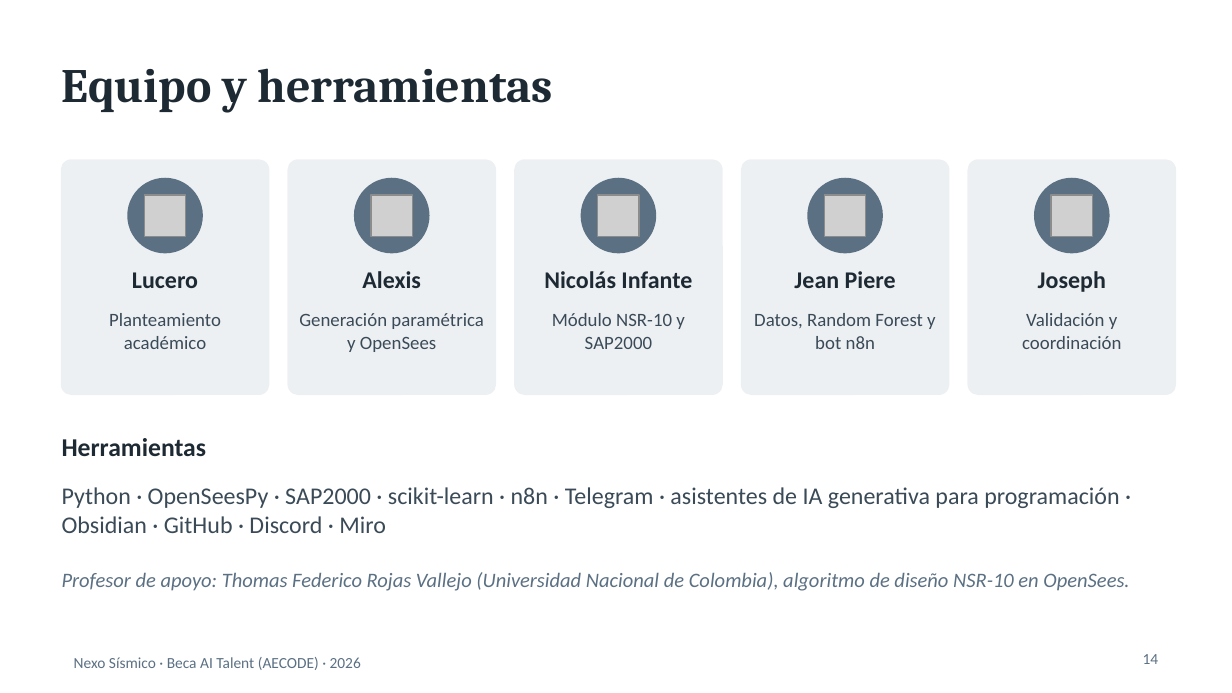
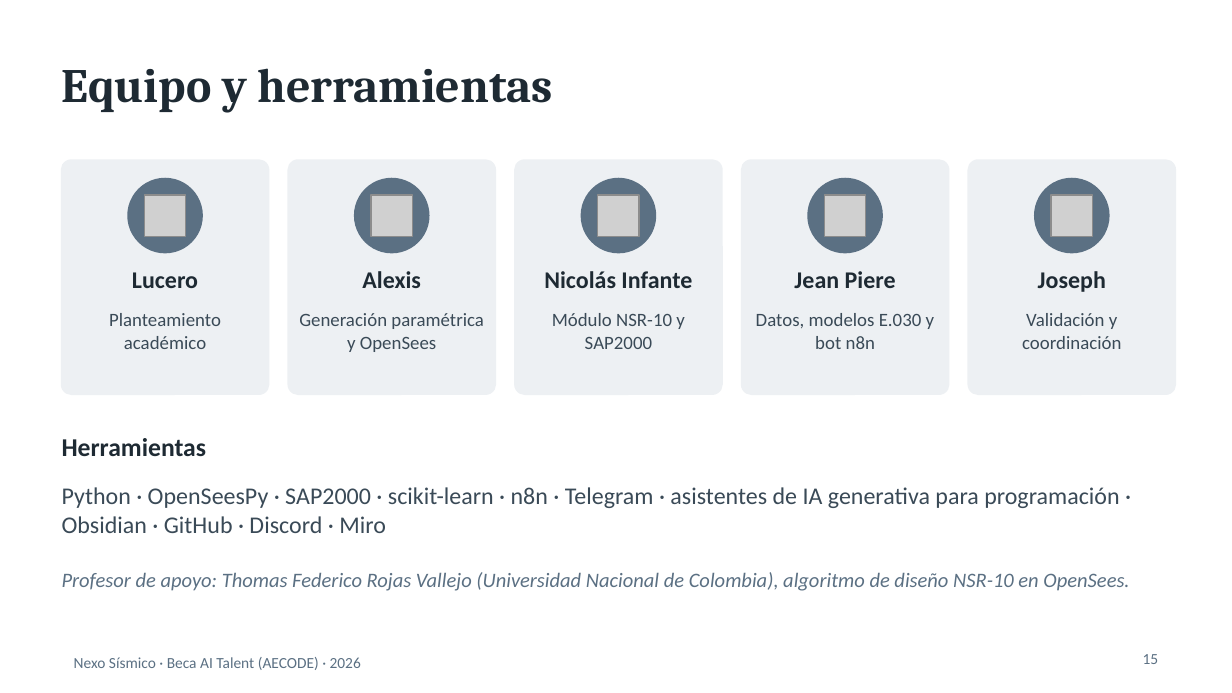
Before and after one commit to nexo-sismico/Nexo_simico_colab, a slide deck: slide 15 of 04 Entregables/Presentacion/Presentacion_Nexo_Sismico.pptx (slide 14 before the commit). Drawn at 1232x693 pixels with LibreOffice and Linux fonts; fonts in the diff are those of the drawing; grey boxes stand for pictures. Boxes give left, top, right and bottom in pixels: in the first picture for what was removed or moved away, otherwise in the second. Text is boxed around its words. In the diff, an @@ line names an element or a change of style, - is before the commit and + after.

```diff
--- a/04 Entregables/Presentacion/Presentacion_Nexo_Sismico.pptx
+++ b/04 Entregables/Presentacion/Presentacion_Nexo_Sismico.pptx
@@ text at (756,313,935,349): text changed @@
-Datos, Random Forest y bot n8n
+Datos, modelos E.030 y bot n8n
@@ page number at (1143,654,1159,664): text changed @@
-14
+15
```
Also in this commit, not shown: 7 other slides changed, 1 slide added, 20 other files.
